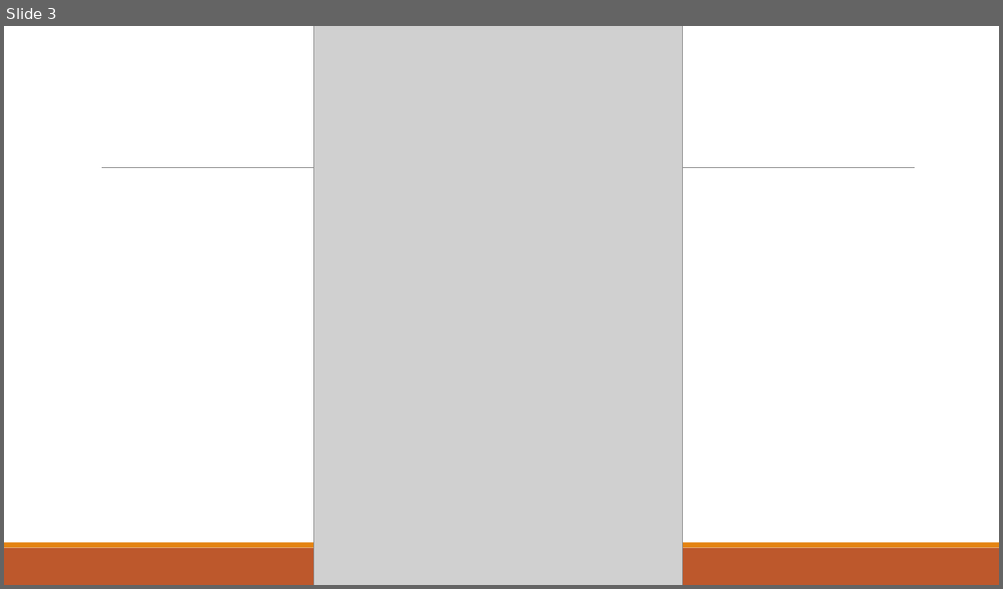
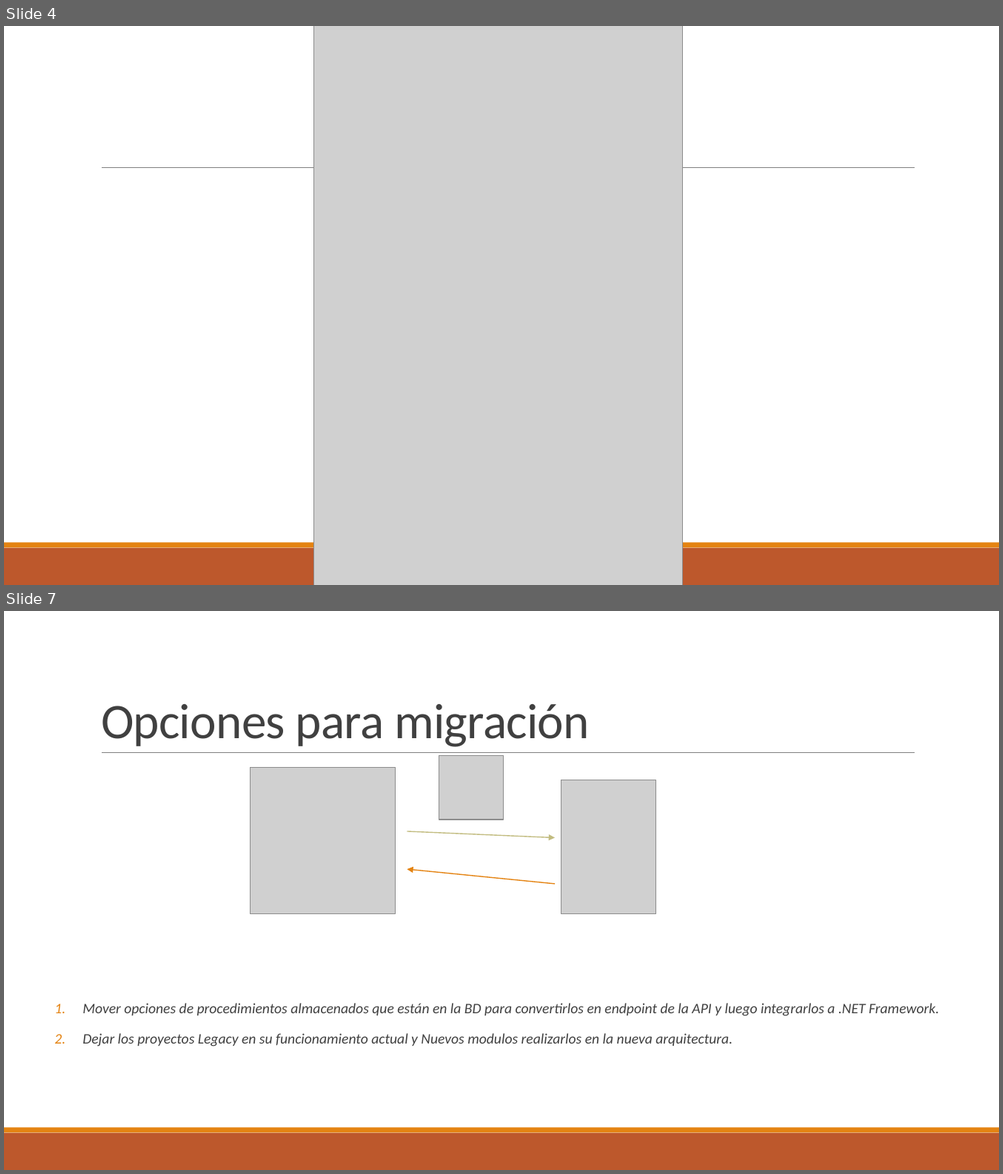
Before and after one commit to bsaezceim/apiexample, a slide deck: Concepto API REST.pptx. Shown one above the other, each under a label of ours: slide 3 before the commit, slides 4 and 7 after it; the slides between them are not shown. The pictures are 1003x589 and 1003x1174 pixels, drawn with LibreOffice and Linux fonts; fonts in the diff are those of the drawing; grey boxes stand for pictures. Boxes give left, top, right and bottom in pixels: in the first picture for what was removed or moved away, otherwise in the second. Text is boxed around its words. In the diff, an @@ line names an element or a change of style, - is before the commit and + after.

```diff
--- a/Concepto API REST.pptx
+++ b/Concepto API REST.pptx
@@ slide 7 added at bbox=[4, 611, 999, 1170], background #FFFFFF; not listed: 3 template elements that a slide beside it also shows @@
@@ title added at bbox=[101, 704, 589, 747], 48 pt, text #404040 @@
+Opciones para migración
@@ picture added at bbox=[439, 756, 504, 820] @@
@@ picture added at bbox=[250, 767, 395, 914] @@
@@ picture added at bbox=[560, 780, 655, 914] @@
@@ arrow added from (407, 832) to (555, 838), #C2BC80 1 pt @@
@@ arrow added from (555, 884) to (407, 869), #E48312 1 pt @@
@@ text added at bbox=[82, 1003, 939, 1047], 14 pt, text #404040, italic @@
+1. Mover opciones de procedimientos almacenados que están en la BD para convertirlos en endpoint de la API y luego integrarlos a .NET Framework.
+2. Dejar los proyectos Legacy en su funcionamiento actual y Nuevos modulos realizarlos en la nueva arquitectura.
@@ what was slide 3 is now slide 4 @@
```
Also in this commit, not shown: 1 slide changed, 3 other slides added, 2 slides removed.
